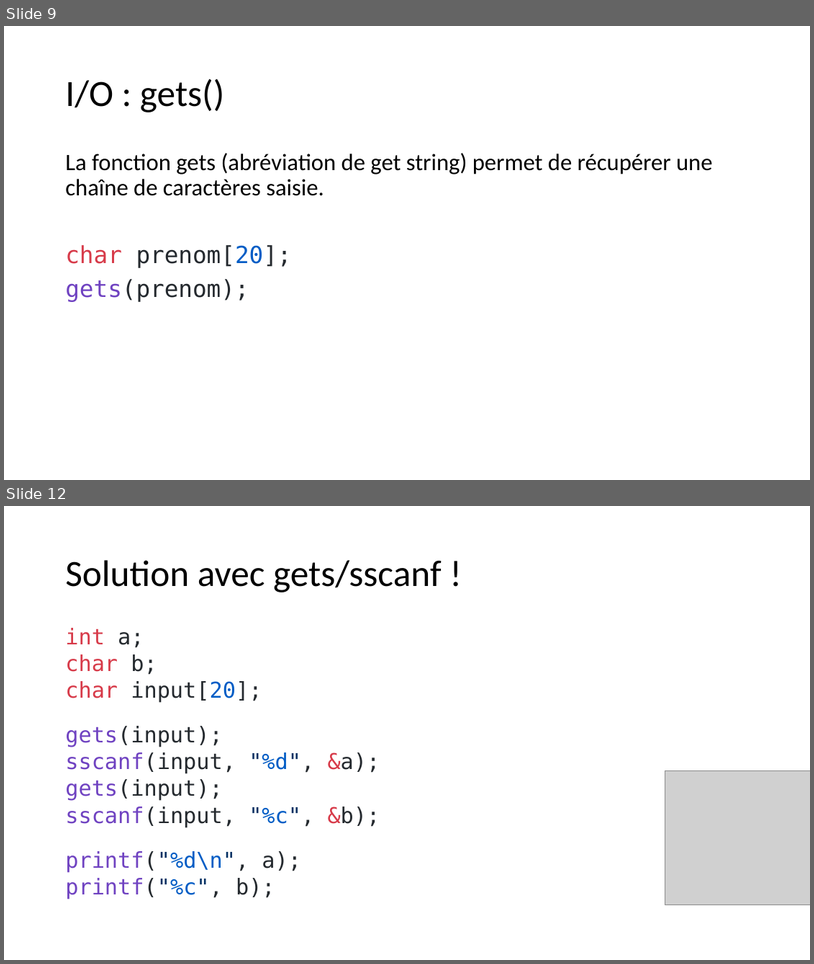
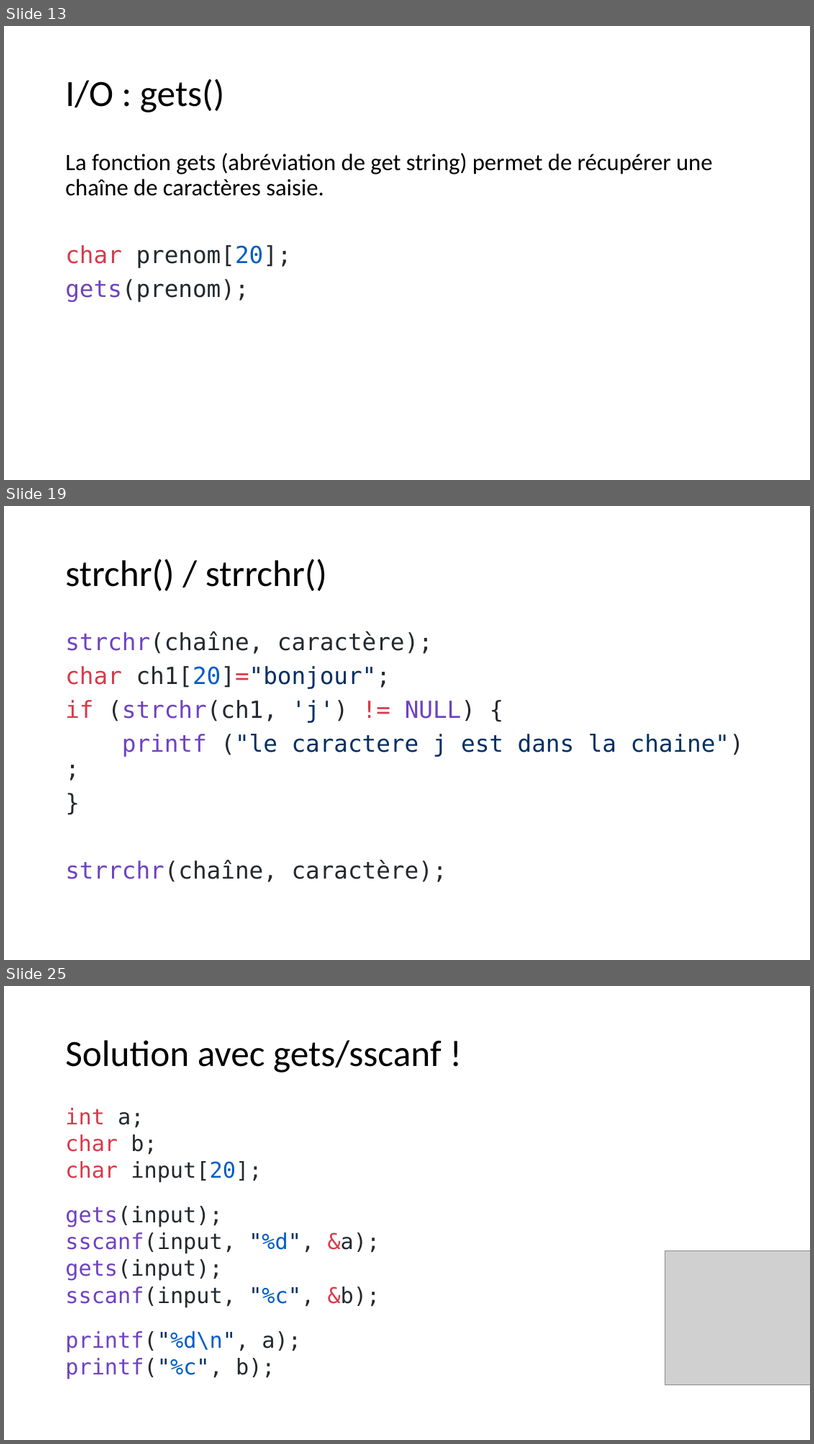
Before and after one commit to Firestorm49/bts-1, a slide deck: 03_Tableaux/tableaux.pptx. Shown one above the other, each under a label of ours: slides 9 and 12 before the commit, slides 13, 19 and 25 after it; the slides between them are not shown. The pictures are 814x964 and 814x1444 pixels, drawn with LibreOffice and Linux fonts; fonts in the diff are those of the drawing; grey boxes stand for pictures. Boxes give left, top, right and bottom in pixels: in the first picture for what was removed or moved away, otherwise in the second. Text is boxed around its words. In the diff, an @@ line names an element or a change of style, - is before the commit and + after.

```diff
--- a/03_Tableaux/tableaux.pptx
+++ b/03_Tableaux/tableaux.pptx
@@ slide 19 added at (x1=4, y1=506, x2=810, y2=960), background #FFFFFF @@
@@ title added at (x1=65, y1=559, x2=327, y2=591), 44 pt, text #000000 @@
+strchr() / strrchr()
@@ text added at (x1=65, y1=631, x2=744, y2=882), 28 pt, text #24292E @@
+strchr(chaîne, caractère);
+char ch1[20]="bonjour";
+if (strchr(ch1, 'j') != NULL) {
+printf ("le caractere j est dans la chaine");
+}
+strrchr(chaîne, caractère);
@@ what was slide 9 is now slide 13 @@
@@ what was slide 12 is now slide 25 @@
```
Also in this commit, not shown: 2 slides changed, 12 other slides added, 2 other files.
